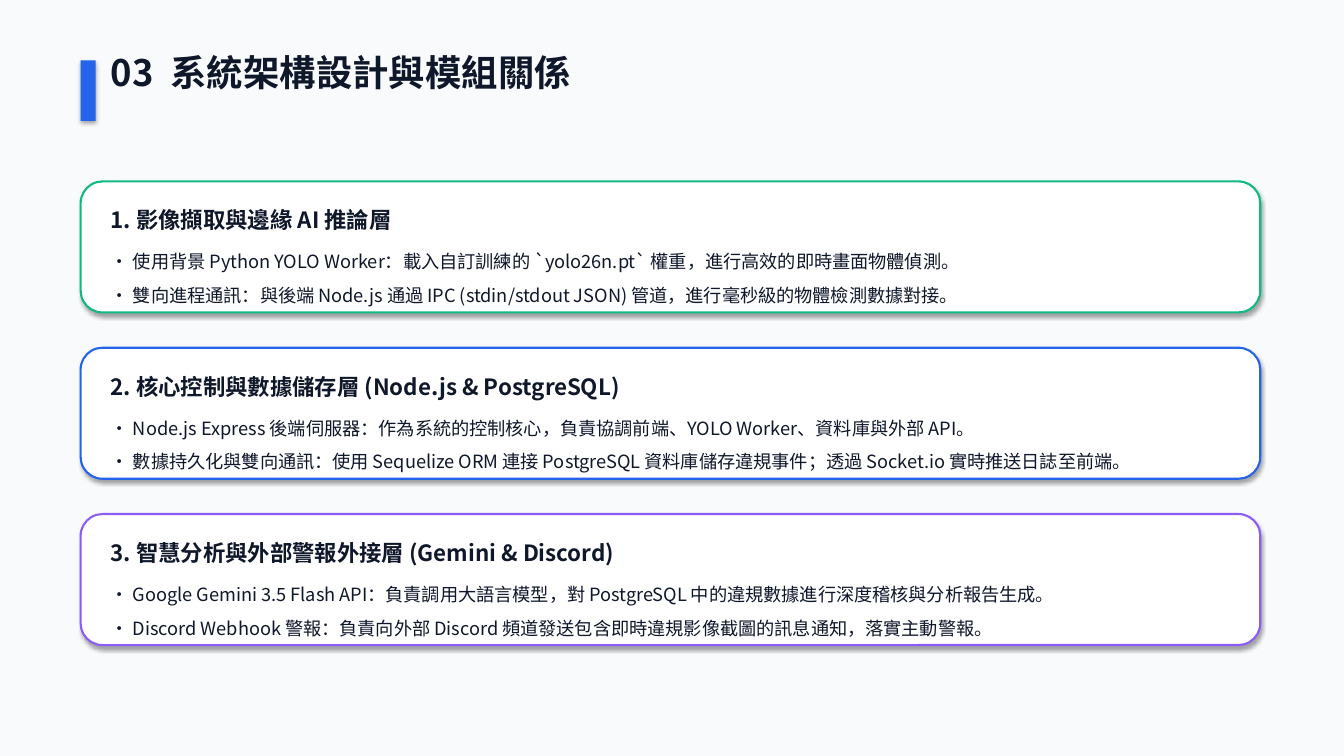
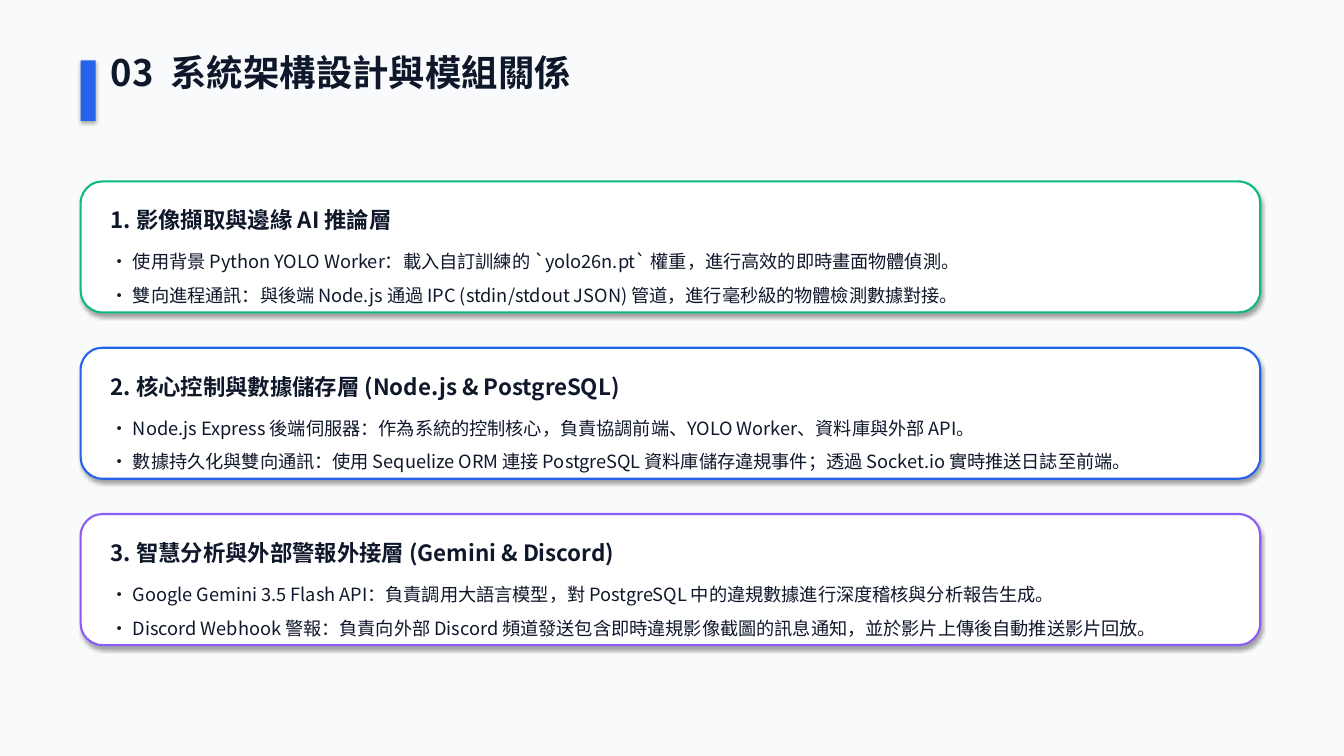
Before and after one commit to zongyandeng/AIoT, a slide deck: slide 4 of AIoT_Safety_Platform_Report.pptx. Drawn at 1344x756 pixels with LibreOffice and Linux fonts; fonts in the diff are those of the drawing. Boxes give left, top, right and bottom in pixels: in the first picture for what was removed or moved away, otherwise in the second. Text is boxed around its words. In the diff, an @@ line names an element or a change of style, - is before the commit and + after.

Commit message:
docs: regenerate presentation to integrate virtual fence static preview and discord video alert

```diff
--- a/AIoT_Safety_Platform_Report.pptx
+++ b/AIoT_Safety_Platform_Report.pptx
@@ text at (133, 619, 1156, 637): text changed @@
-• Discord Webhook 警報：負責向外部 Discord 頻道發送包含即時違規影像截圖的訊息通知，落實主動警報。
+• Discord Webhook 警報：負責向外部 Discord 頻道發送包含即時違規影像截圖的訊息通知，並於影片上傳後自動推送影片回放。
```
Also in this commit, not shown: 3 other slides changed, 2 slides added, 1 other file.
